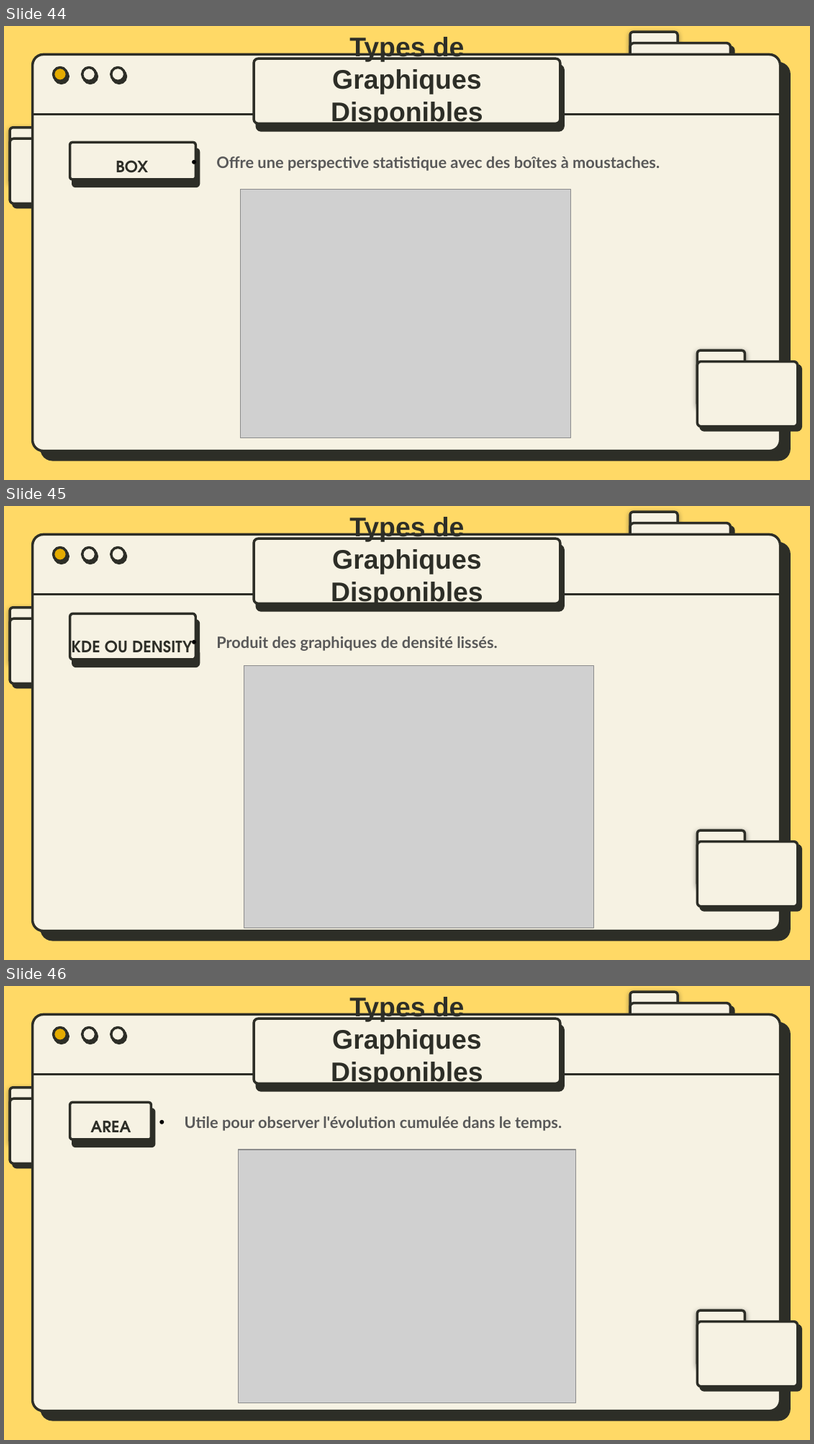
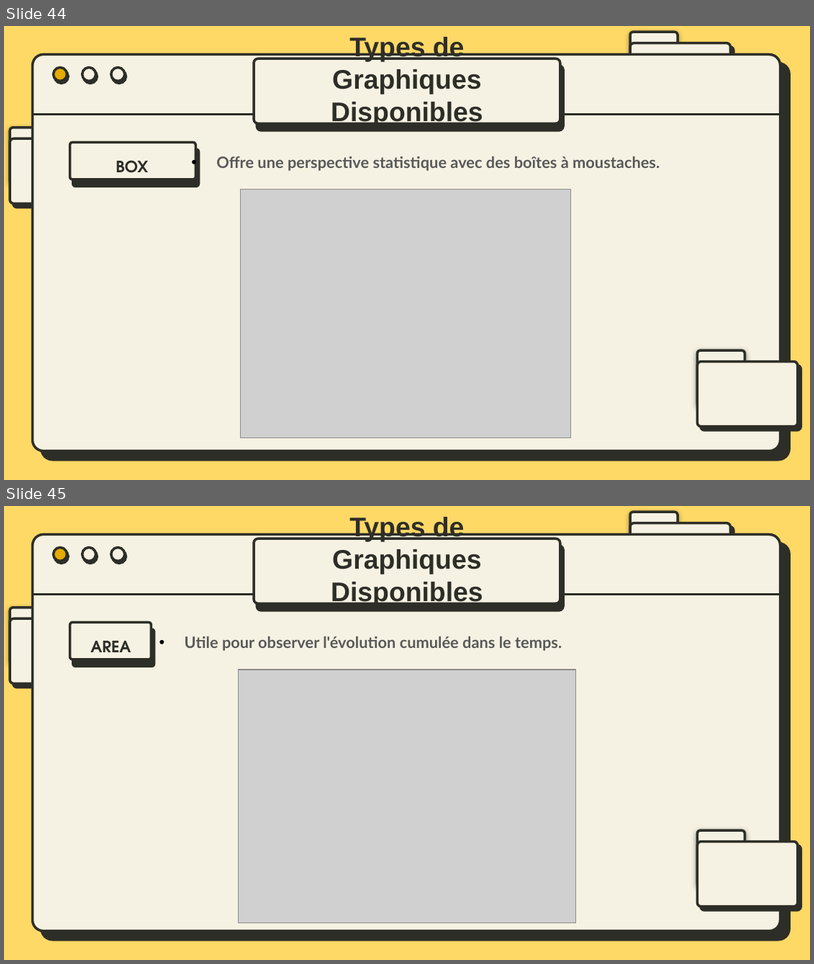
Before and after one commit to bydevmar/Master_MASD_FPO, a slide deck: SEMESTER 1/Modélisation avec Python/M- Pandas/Presentation/Pandas.pptx. Shown one above the other, each under a label of ours: slides 44, 45 and 46 before the commit, slides 44 and 45 after it. The pictures are 814x1444 and 814x964 pixels, drawn with LibreOffice and Linux fonts; fonts in the diff are those of the drawing; grey boxes stand for pictures. Boxes give left, top, right and bottom in pixels: in the first picture for what was removed or moved away, otherwise in the second. Text is boxed around its words. In the diff, an @@ line names an element or a change of style, - is before the commit and + after.

```diff
--- a/SEMESTER 1/Modélisation avec Python/M- Pandas/Presentation/Pandas.pptx
+++ b/SEMESTER 1/Modélisation avec Python/M- Pandas/Presentation/Pandas.pptx
@@ slide 45 removed at [4, 506, 810, 960], background #FFD966; not listed: 11 template elements that a slide beside it also shows @@
@@ text removed at [331, 517, 483, 607] @@
-Types de Graphiques Disponibles
@@ rounded rectangle removed at [254, 538, 561, 602] @@
@@ rounded rectangle removed at [70, 613, 196, 659] @@
@@ text removed at [72, 640, 193, 659] @@
-KDE OU DENSITY
@@ text removed at [216, 636, 497, 651] @@
-    • Produit des graphiques de densité lissés.
@@ picture removed at [244, 666, 594, 928] @@
@@ what was slide 46 is now slide 45 @@
```
Also in this commit, not shown: 1 slide changed, 2 other slides removed, 3 other files.
